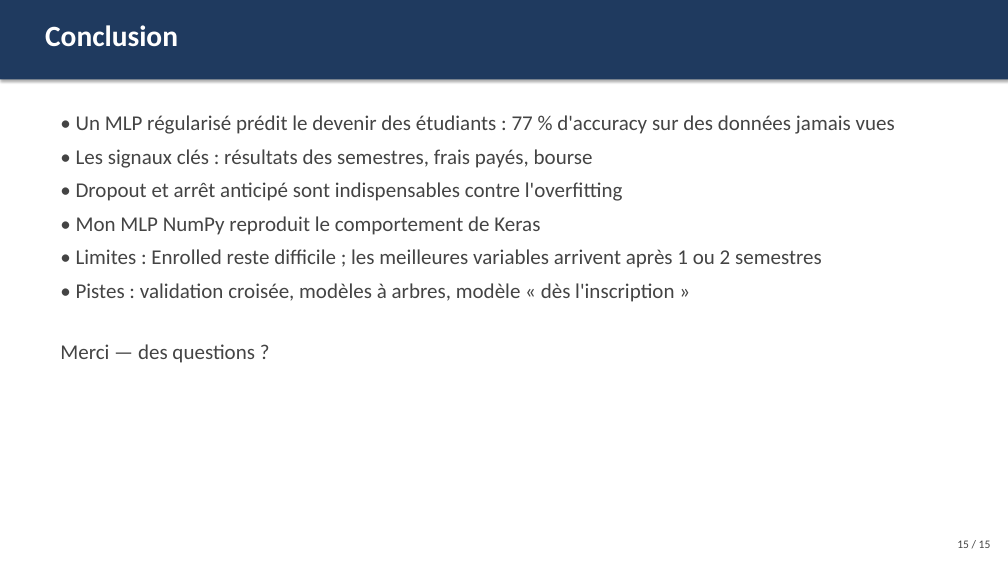
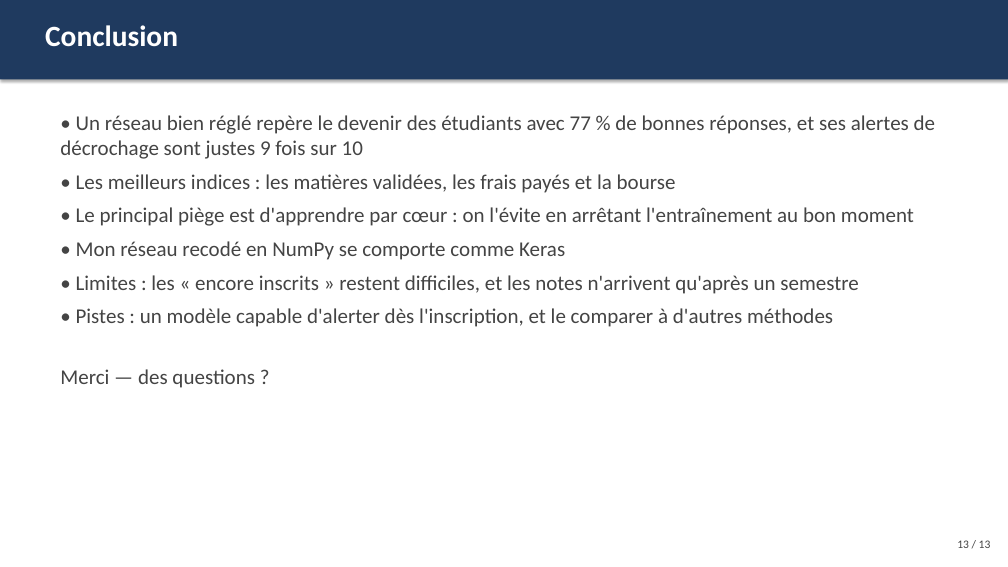
Before and after one commit to TheGoatLucien/ANN-playground, a slide deck: slide 13 of slides/ANN_playground_presentation.pptx (slide 15 before the commit). Drawn at 1008x567 pixels with LibreOffice and Linux fonts; fonts in the diff are those of the drawing. Boxes give left, top, right and bottom in pixels: in the first picture for what was removed or moved away, otherwise in the second. Text is boxed around its words. In the diff, an @@ line names an element or a change of style, - is before the commit and + after.

```diff
--- a/slides/ANN_playground_presentation.pptx
+++ b/slides/ANN_playground_presentation.pptx
@@ text at box(60, 115, 935, 327): text changed @@
-• Un MLP régularisé prédit le devenir des étudiants : 77 % d'accuracy sur des données jamais vues
-• Les signaux clés : résultats des semestres, frais payés, bourse
-• Dropout et arrêt anticipé sont indispensables contre l'overfitting
-• Mon MLP NumPy reproduit le comportement de Keras
-• Limites : Enrolled reste difficile ; les meilleures variables arrivent après 1 ou 2 semestres
-• Pistes : validation croisée, modèles à arbres, modèle « dès l'inscription »
+• Un réseau bien réglé repère le devenir des étudiants avec 77 % de bonnes réponses, et ses alertes de décrochage sont justes 9 fois sur 10
+• Les meilleurs indices : les matières validées, les frais payés et la bourse
+• Le principal piège est d'apprendre par cœur : on l'évite en arrêtant l'entraînement au bon moment
+• Mon réseau recodé en NumPy se comporte comme Keras
+• Limites : les « encore inscrits » restent difficiles, et les notes n'arrivent qu'après un semestre
+• Pistes : un modèle capable d'alerter dès l'inscription, et le comparer à d'autres méthodes
@@ text at box(957, 540, 991, 548): text changed @@
-15 / 15
+13 / 13
```
Also in this commit, not shown: 1 other slide changed, 11 slides added, 13 slides removed.
